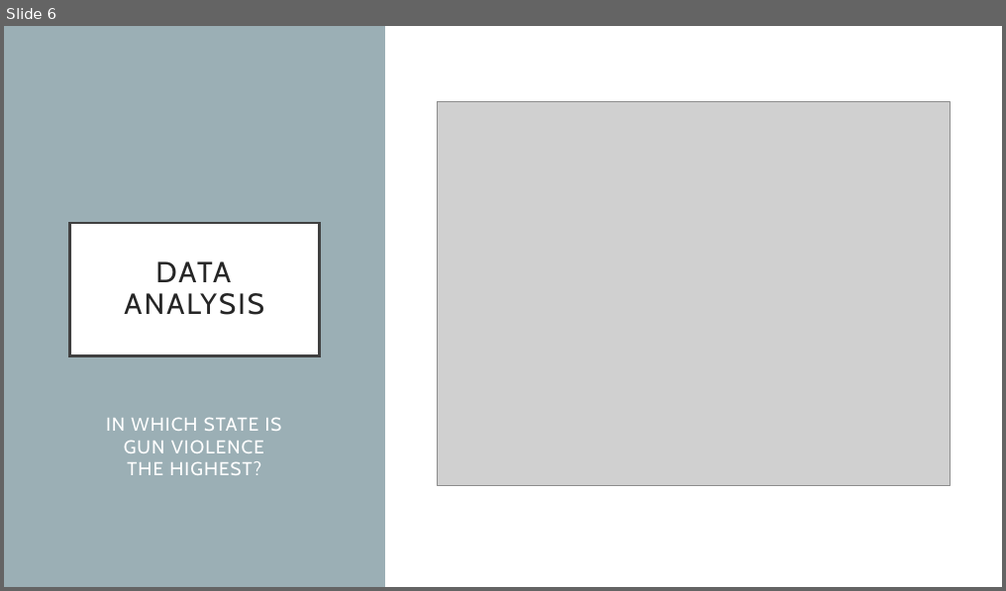
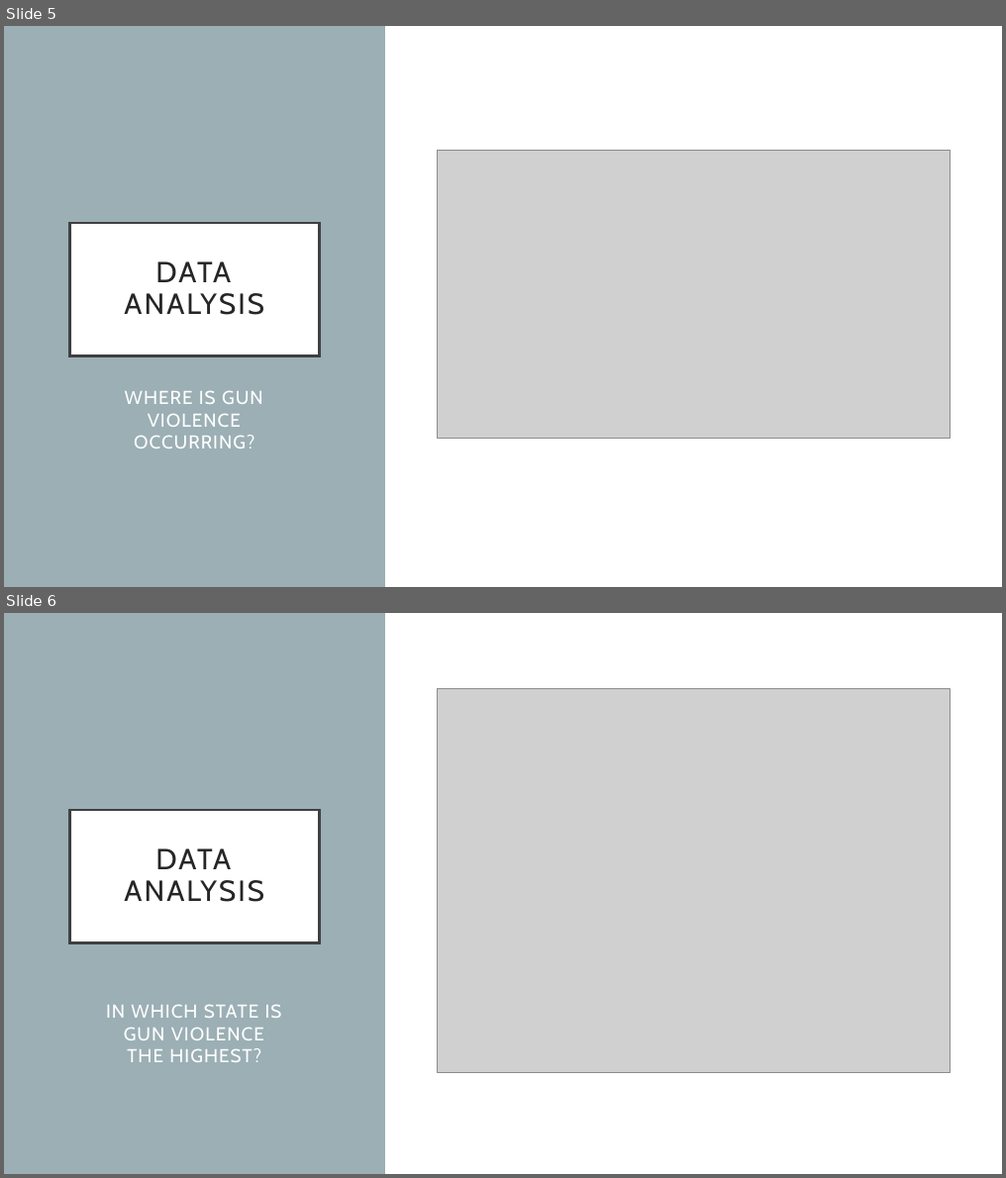
Before and after one commit to rezali/group-project, a slide deck: Gun Violence in USA.pptx. Shown one above the other, each under a label of ours: slide 6 before the commit, slides 5 and 6 after it. The pictures are 1006x591 and 1006x1178 pixels, drawn with LibreOffice and Linux fonts; fonts in the diff are those of the drawing; grey boxes stand for pictures. Boxes give left, top, right and bottom in pixels: in the first picture for what was removed or moved away, otherwise in the second. Text is boxed around its words. In the diff, an @@ line names an element or a change of style, - is before the commit and + after.

```diff
--- a/Gun Violence in USA.pptx
+++ b/Gun Violence in USA.pptx
@@ slide 5 added at <box>4,26,1002,587</box>, background #FFFFFF @@
@@ rectangle added at <box>4,26,503,587</box>, fill #9BAFB5 @@
@@ rectangle added at <box>4,26,1002,587</box>, fill #FFFFFF @@
@@ rectangle added at <box>4,26,385,587</box>, fill #9BAFB5 @@
@@ picture added at <box>438,150,949,438</box> @@
@@ title added at <box>70,223,319,356</box>, fill #FFFFFF, outline #404040 2.5 pt, 28 pt, text #262626 @@
+DATA ANALYSIS
@@ text added at <box>125,390,263,449</box>, 18 pt, text #FFFFFF @@
+WHERE IS GUN VIOLENCE OCCURRING?
```
Also in this commit, not shown: 5 slides changed, 4 other slides added, 1 slide removed.
